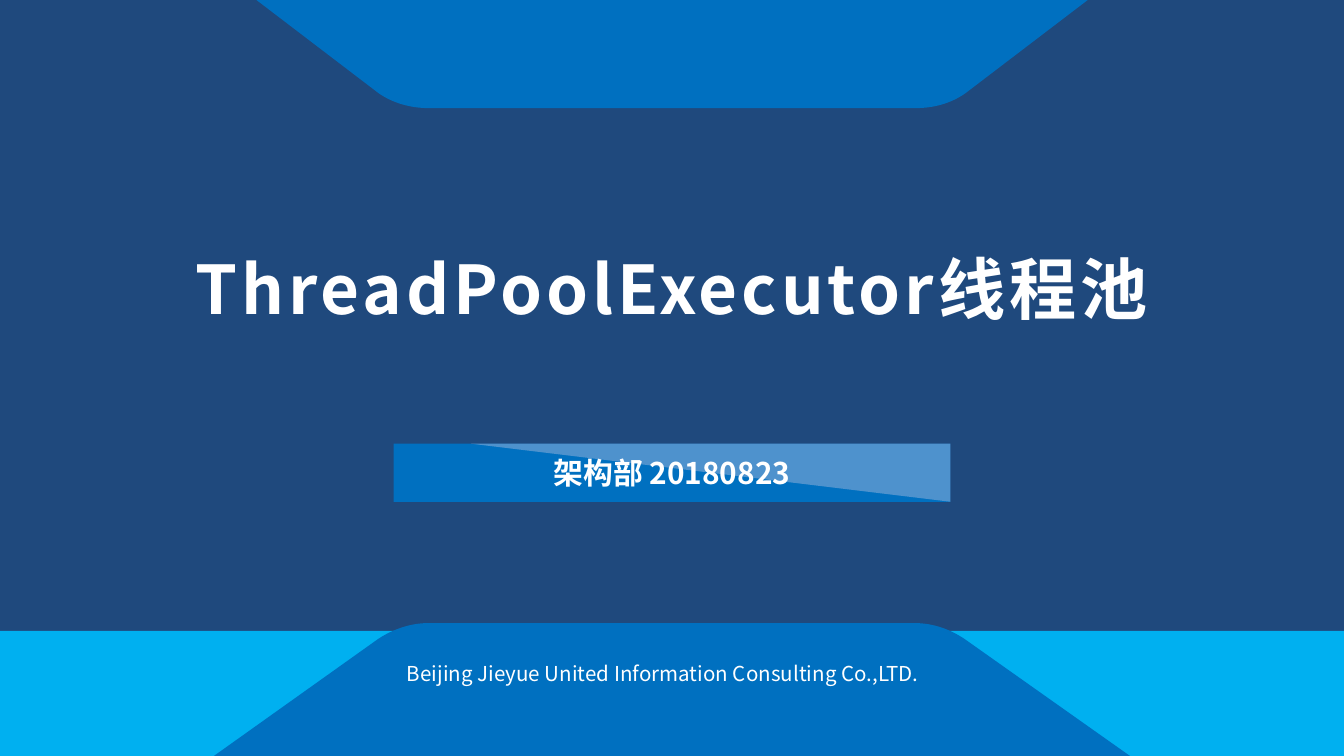
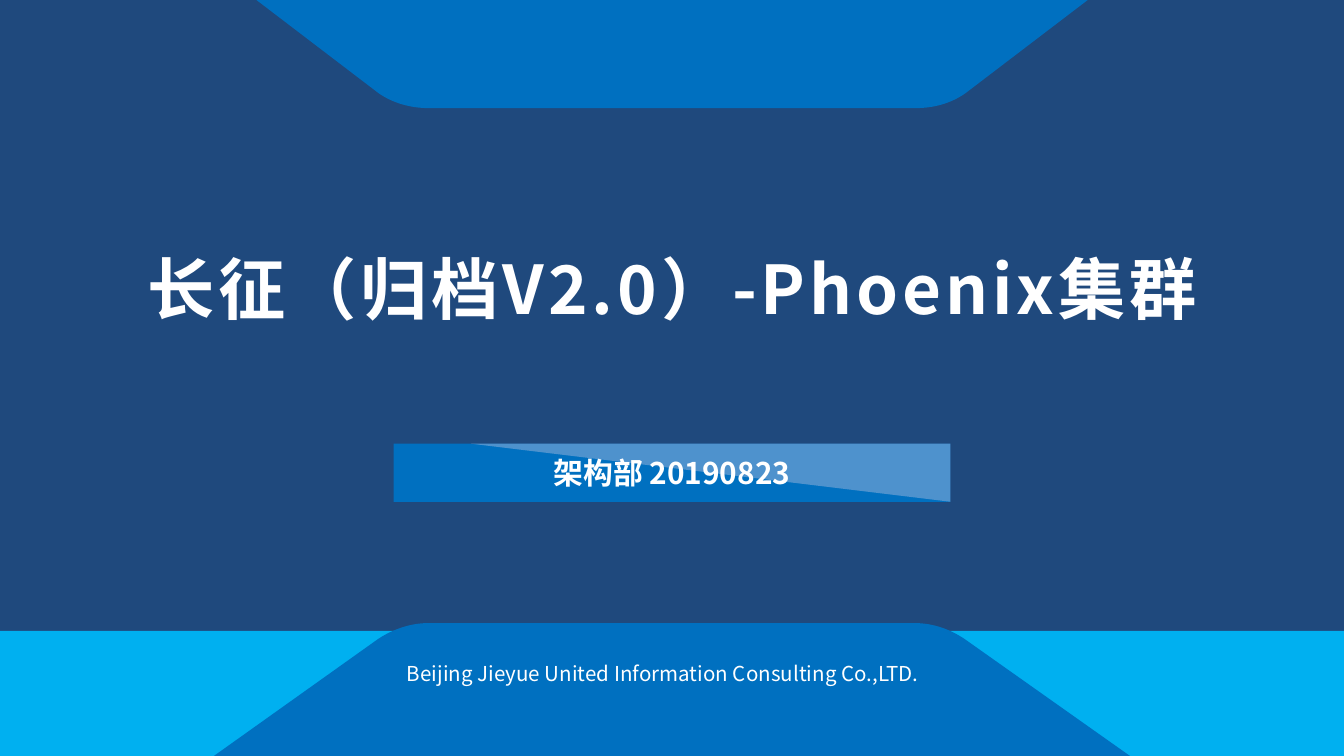
Before and after one commit to franparsunland/documents, a slide deck: slide 1 of 长征-Phoenix集群.pptx. Drawn at 1344x756 pixels with LibreOffice and Linux fonts; fonts in the diff are those of the drawing; background and template pictures are left out. Boxes give left, top, right and bottom in pixels: in the first picture for what was removed or moved away, otherwise in the second. Text is boxed around its words. In the diff, an @@ line names an element or a change of style, - is before the commit and + after.

```diff
--- a/长征-Phoenix集群.pptx
+++ b/长征-Phoenix集群.pptx
@@ title at (x1=147, y1=256, x2=1197, y2=321): text changed @@
-ThreadPoolExecutor线程池
+长征（归档V2.0）-Phoenix集群
@@ text at (x1=554, y1=454, x2=790, y2=492): text changed @@
-架构部 20180823
+架构部 20190823
```
Also in this commit, not shown: 14 slides added, 23 slides removed.
